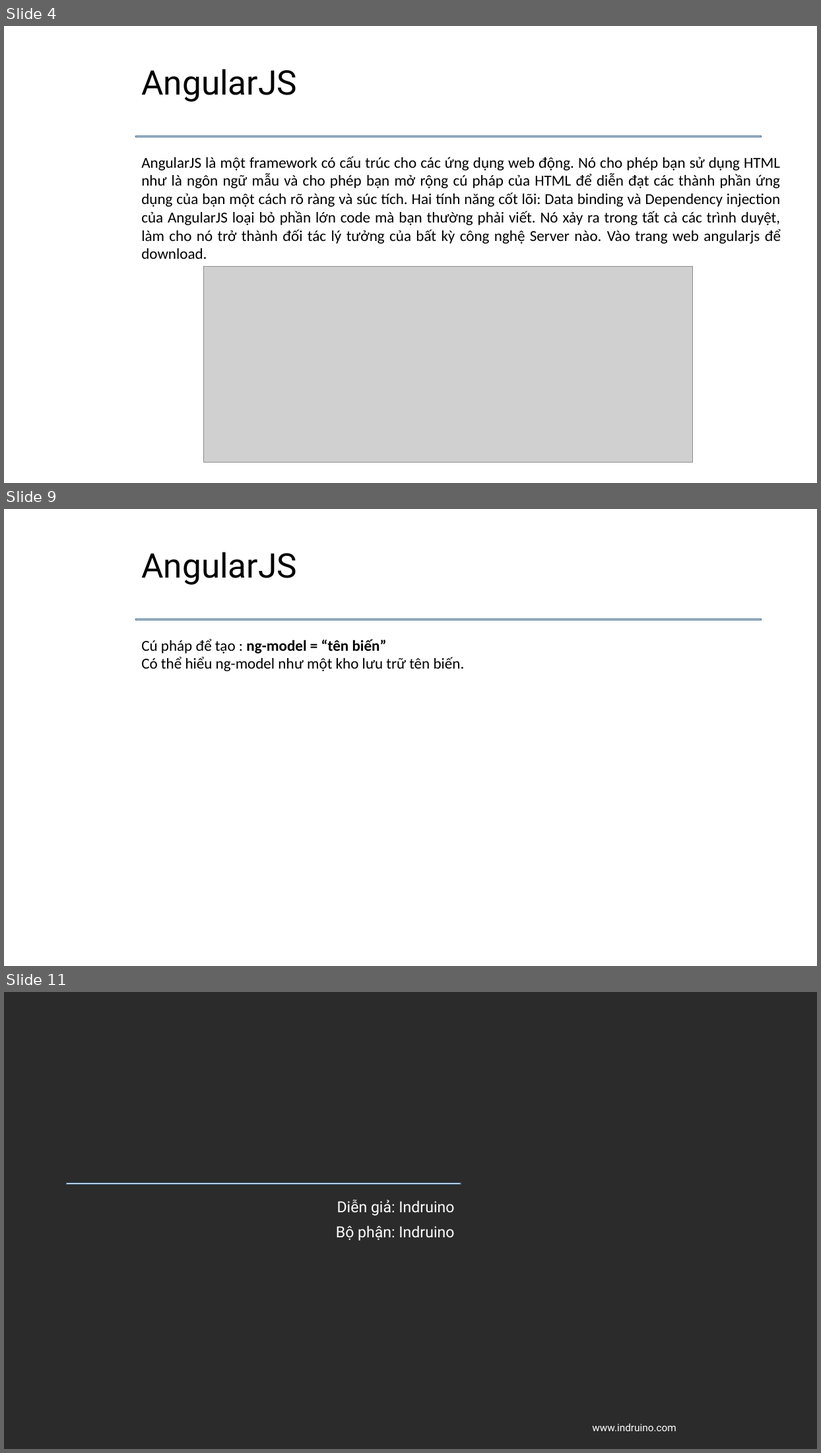
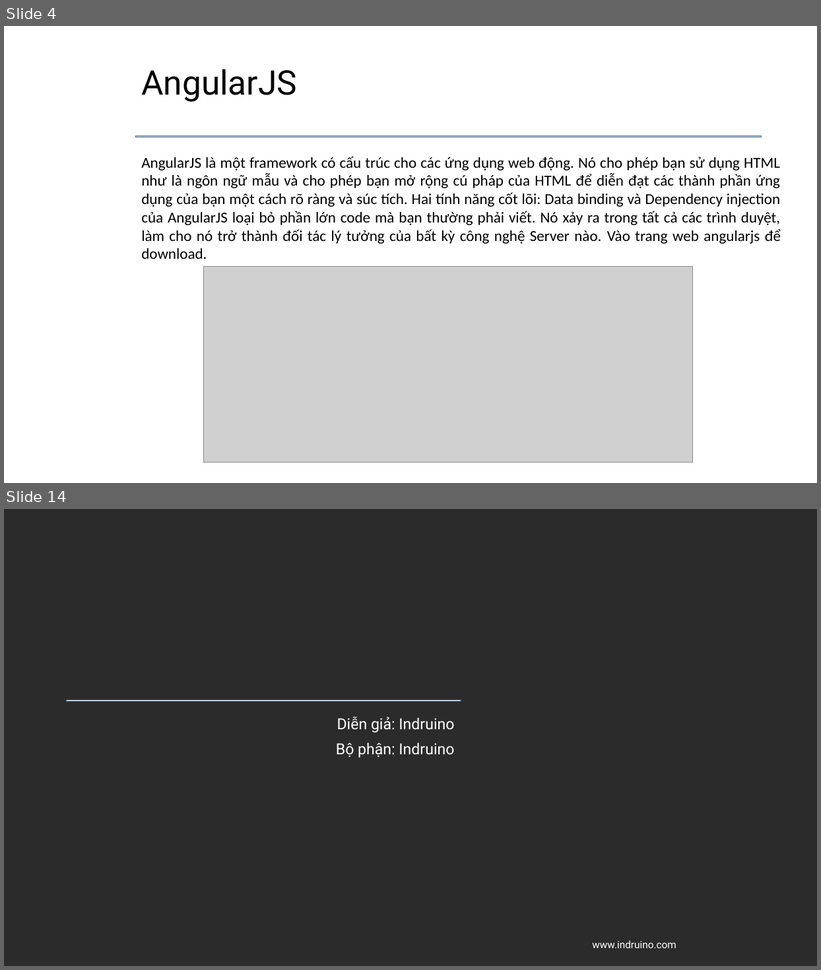
Before and after one commit to daotuyen9244/Indruino-Iot-Project, a slide deck: FW/Minh/Task4/Task4 - Minh.pptx. Shown one above the other, each under a label of ours: slides 4, 9 and 11 before the commit, slides 4 and 14 after it; the slides between them are not shown. The pictures are 821x1453 and 821x970 pixels, drawn with LibreOffice and Linux fonts; fonts in the diff are those of the drawing; grey boxes stand for pictures; background and template pictures are left out; a plain dark background stands for a picture behind light text. Boxes give left, top, right and bottom in pixels: in the first picture for what was removed or moved away, otherwise in the second. Text is boxed around its words. In the diff, an @@ line names an element or a change of style, - is before the commit and + after.

```diff
--- a/FW/Minh/Task4/Task4 - Minh.pptx
+++ b/FW/Minh/Task4/Task4 - Minh.pptx
@@ slide 9 removed at (4,509,817,966), background #FFFFFF; not listed: 1 template element that a slide beside it also shows @@
@@ title removed at (141,552,296,585) @@
-AngularJS
@@ text removed at (141,639,465,671) @@
-Cú pháp để tạo : ng-model = “tên biến”
-Có thể hiểu ng-model như một kho lưu trữ tên biến.
@@ what was slide 11 is now slide 14 @@
```
Also in this commit, not shown: 5 slides changed, 5 slides added, 1 other slide removed, 1 other file.
